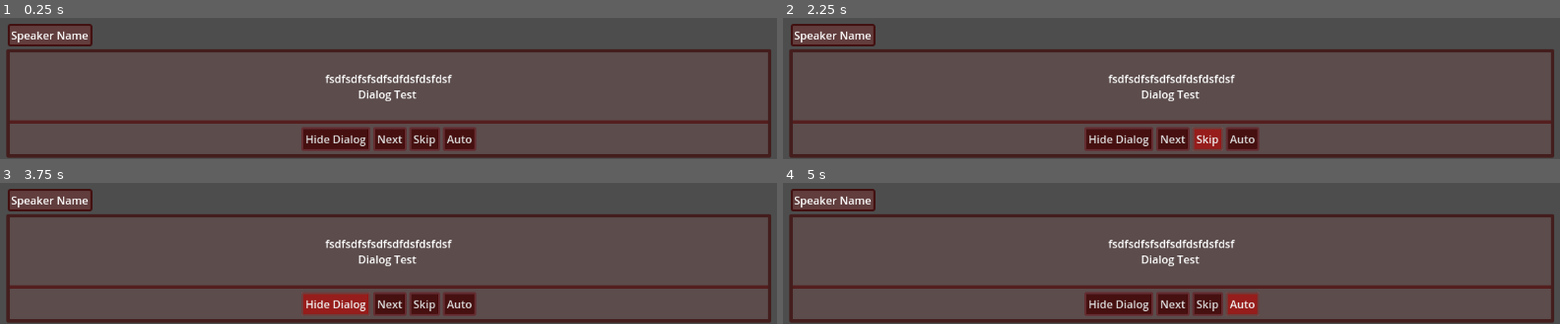
Above: before the commit, frames 1-4 (two rows, left to right).
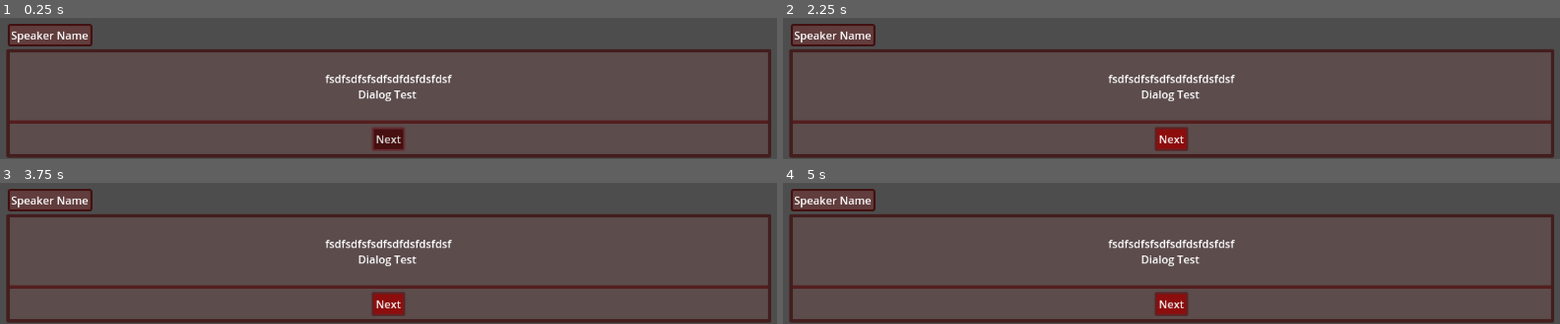
Above: after the commit, the same moments.

Repository: Jerrylikesgreen/-la-Santa-Compa-a
Game: Godot game, scene res://Scenes/dialog_gui.tscn
Two runs of this game, one before a commit and one after it. Both use one fixed random seed, a clock stepped at 60 frames per second and the inputs below. The project has no main scene, so this scene is started directly.
Inputs (mouse positions are in pixels of both pictures, inside the frame that each line leads up to):
- Up to frame 1 (0.25 s): no input
- Up to frame 2 (2.25 s): click "Next" at 0.5 s; click "Next" at 1.25 s; click (1210, 139) at 2 s, where only the run before the commit has a clickable "Skip"
- Up to frame 3 (3.75 s): click (427, 304) at 2.75 s, where only the run before the commit has a clickable "Skip"; click (334, 304) at 3.5 s, where only the run before the commit has a clickable "Hide Dialog"
- Up to frame 4 (5 s): click (1241, 304) at 4.25 s, where only the run before the commit has a clickable "Auto"

The runs differ from the first frame. In frame 1, 2.8% of the frame differs, in the area x 38-62%, y 77-94%; in frame 2, 3.2%; in frame 3, 3.1%; in frame 4, 3.2%, in the area x 38-62%, y 77-95%.

Commit message:
declaration of first variables
Plus hide element than maybe we don't really use, pending to meet and decided
Next thing to do is make dialog taked from array

Diff:
--- a/Scenes/dialog_gui.tscn
+++ b/Scenes/dialog_gui.tscn
@@ -1,11 +1,13 @@
-[gd_scene load_steps=4 format=3 uid="uid://jwv8wc12q1j"]
+[gd_scene load_steps=5 format=3 uid="uid://jwv8wc12q1j"]
 
+[ext_resource type="Script" uid="uid://bwt6af5pu0b3r" path="res://dialog_system.gd" id="1_0kst1"]
 [ext_resource type="Theme" uid="uid://dc834v3v77k4d" path="res://Resources/dialog_gui_theme.tres" id="1_t61ho"]
 [ext_resource type="Theme" uid="uid://bd0l6ql83cnxo" path="res://Resources/OutputTextTheme.tres" id="3_0kst1"]
 
 [sub_resource type="LabelSettings" id="LabelSettings_0kst1"]
 
 [node name="DialogGui" type="CanvasLayer"]
+script = ExtResource("1_0kst1")
 
 [node name="DialogContainer" type="PanelContainer" parent="."]
 anchors_preset = -1
@@ -46,6 +48,7 @@
 theme = ExtResource("1_t61ho")
 
 [node name="HideButton" type="Button" parent="DialogContainer/VBoxContainer/DialogOptions"]
+visible = false
 layout_mode = 2
 size_flags_horizontal = 6
 theme = ExtResource("1_t61ho")
@@ -58,12 +61,14 @@
 text = "Next"
 
 [node name="SkipButton" type="Button" parent="DialogContainer/VBoxContainer/DialogOptions"]
+visible = false
 layout_mode = 2
 size_flags_horizontal = 6
 theme = ExtResource("1_t61ho")
 text = "Skip"
 
 [node name="AutoButton" type="Button" parent="DialogContainer/VBoxContainer/DialogOptions"]
+visible = false
 layout_mode = 2
 size_flags_horizontal = 6
 theme = ExtResource("1_t61ho")
--- /dev/null
+++ b/dialog_system.gd
@@ -0,0 +1,13 @@
+extends CanvasLayer
+
+## VARIABLES
+# OnReady
+@onready var dialogue_text = $DialogContainer/VBoxContainer/TextOutputContainer/TextOutput
+@onready var name_text = $SpeakerNameLabel
+@onready var next_button = $DialogContainer/VBoxContainer/DialogOptions/NextButton
+# Text
+var arr_dialgos = []
+var text_speed = 1
+# AutoMode
+var auto_mode_normal = false
+var auto_mode_walk = false
Not shown, added: dialog_system.gd.uid
